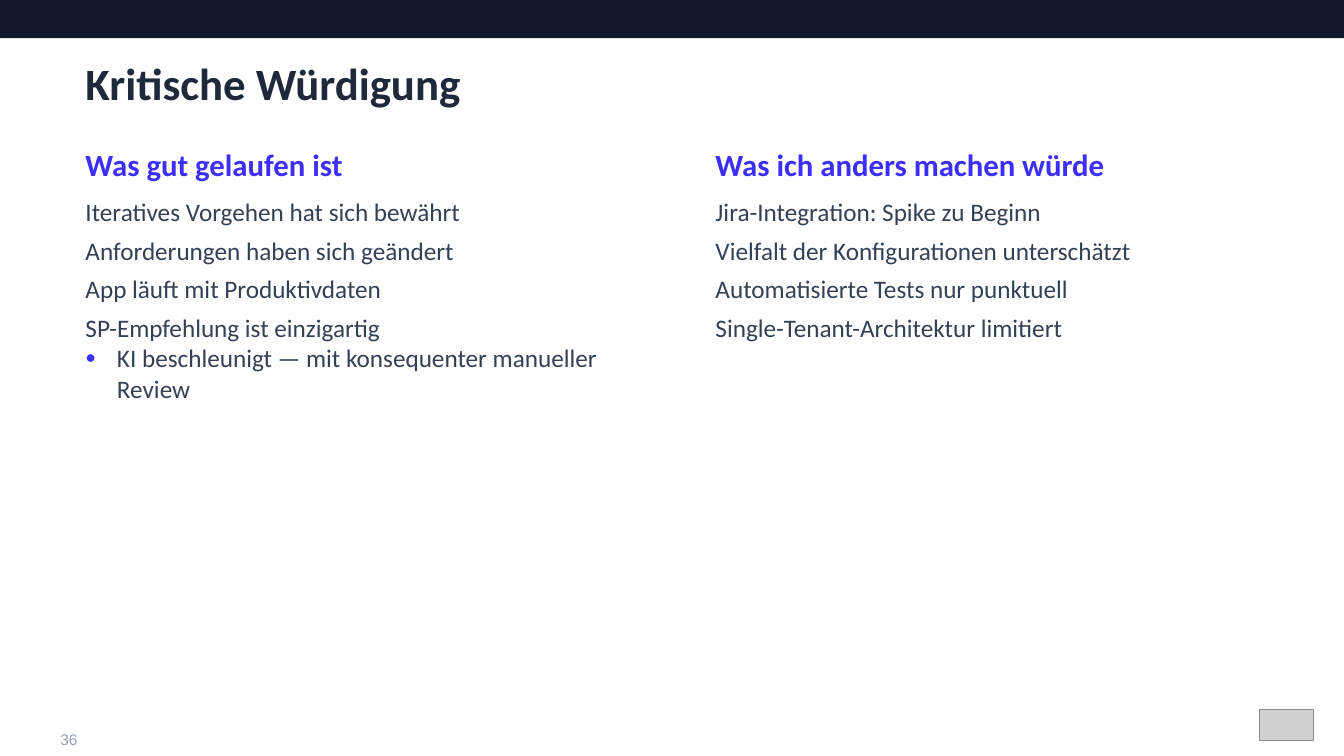
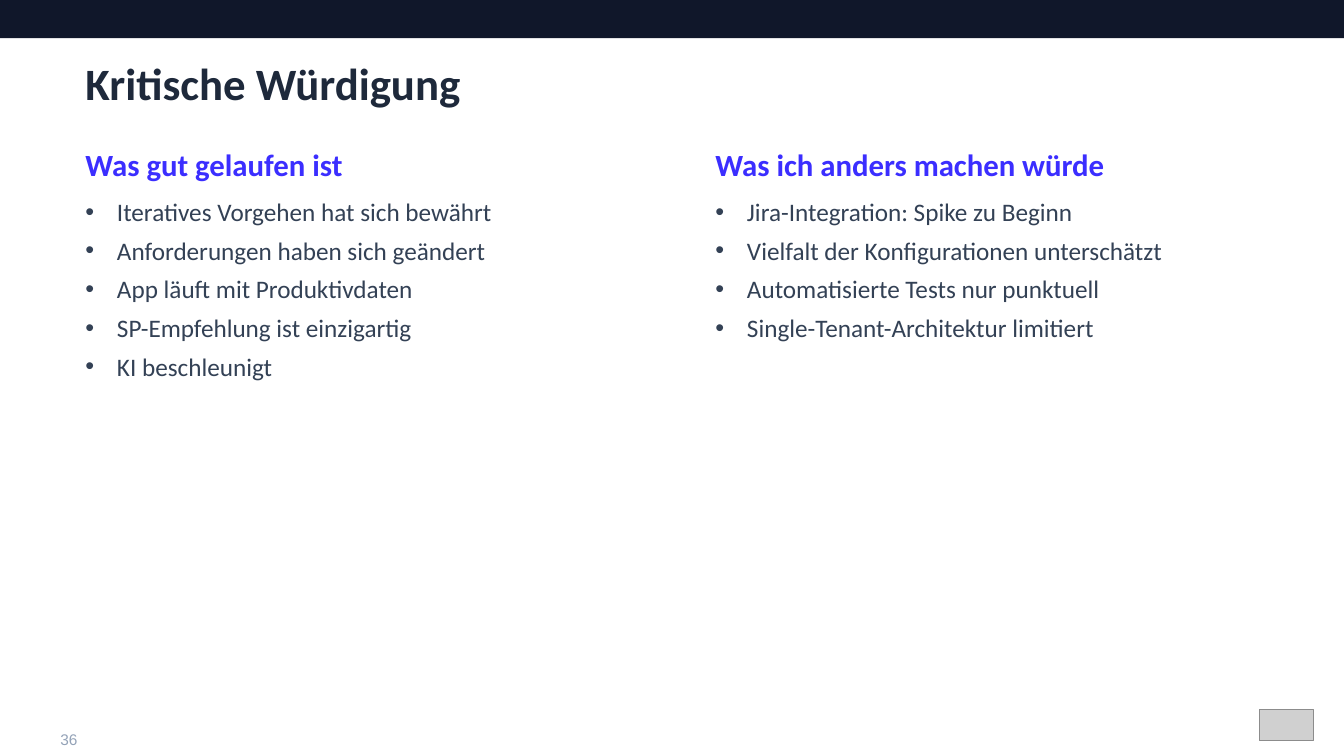
Before and after one commit to Timohone/sprintify, a slide deck: slide 36 of docs/Sprintify_Praesentation_final.pptx. Drawn at 1344x756 pixels with LibreOffice and Linux fonts; fonts in the diff are those of the drawing; grey boxes stand for pictures. Boxes give left, top, right and bottom in pixels: in the first picture for what was removed or moved away, otherwise in the second. Text is boxed around its words. In the diff, an @@ line names an element or a change of style, - is before the commit and + after.

```diff
--- a/docs/Sprintify_Praesentation_final.pptx
+++ b/docs/Sprintify_Praesentation_final.pptx
@@ text at (117, 203, 491, 342): bullet none to • @@
@@ text "Jira-Integration: Spike zu Beginn" at (747, 203, 1162, 342): bullet none to • @@
@@ text at (117, 358, 272, 381): text changed @@
-● KI beschleunigt — mit konsequenter manueller Review
+• KI beschleunigt
```
Also in this commit, not shown: 12 other slides changed.
